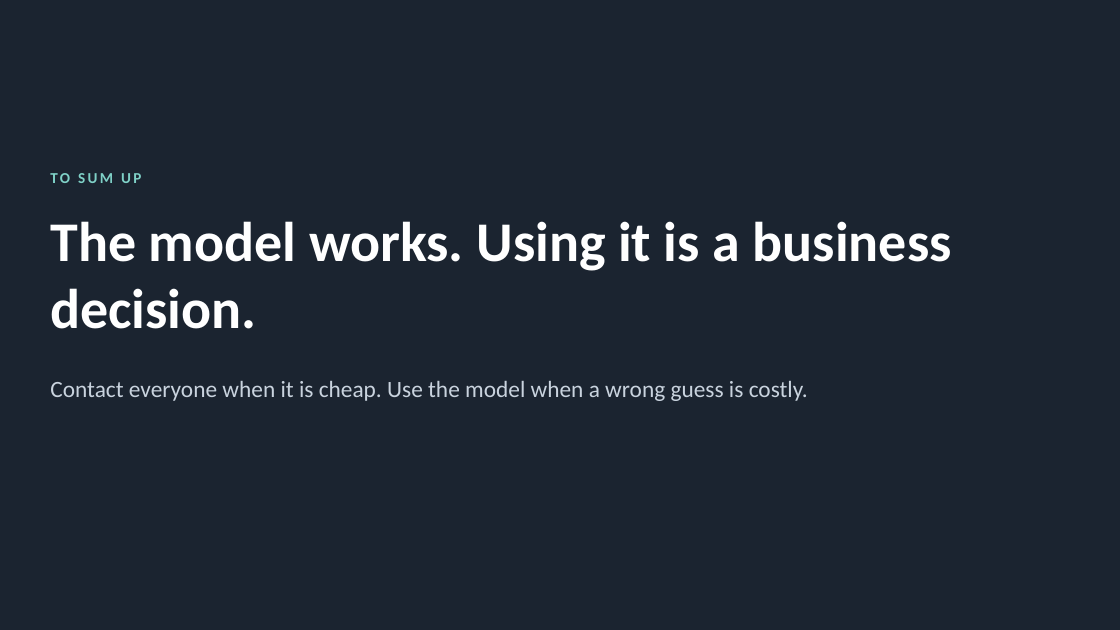
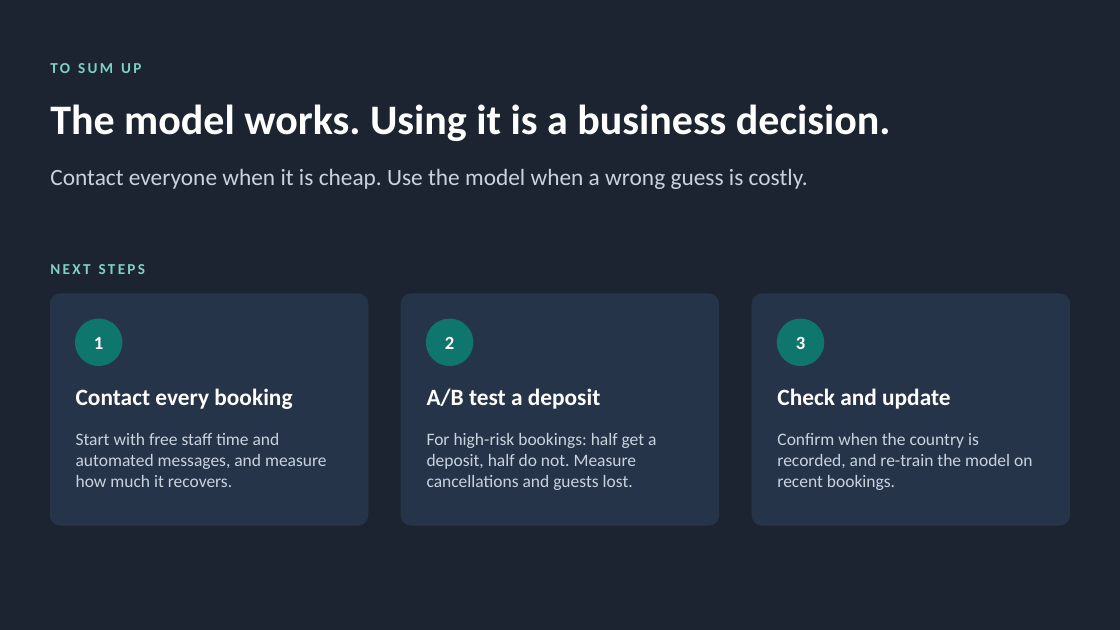
Before and after one commit to nachitonachito/Business-Intelligence, a slide deck: slide 14 of booking/presentacion.pptx. Drawn at 1120x630 pixels with LibreOffice and Linux fonts; fonts in the diff are those of the drawing. Boxes give left, top, right and bottom in pixels: in the first picture for what was removed or moved away, otherwise in the second. Text is boxed around its words. In the diff, an @@ line names an element or a change of style, - is before the commit and + after.

```diff
--- a/booking/presentacion.pptx
+++ b/booking/presentacion.pptx
@@ text "TO SUM UP": place and size @@
-text "TO SUM UP" at [50,173,141,183]
+text "TO SUM UP" at [50,63,141,73]
@@ text "TO SUM UP" at [50,63,141,73]: less space between paragraphs; vertical alignment top to middle @@
@@ text "The model works. Using it ...": place and size @@
-text "The model works. Using it ..." at [50,221,952,329]
+text "The model works. Using it ..." at [50,104,891,141]
@@ text "The model works. Using it ..." at [50,104,891,141]: size 48 to 36 pt; vertical alignment top to middle @@
@@ text "Contact everyone when it is ..." at [50,169,808,189]: less space between paragraphs; vertical alignment top to middle @@
@@ text "Contact everyone when it is ...": place and size @@
-text "Contact everyone when it is ..." at [50,381,808,401]
+text "Contact everyone when it is ..." at [50,169,808,189]
@@ text added at [50,264,145,274], 13 pt, text #7FD1C7, bold @@
+NEXT STEPS
@@ rounded rectangle added at [50,294,368,525], fill #26344A, outline #26344A 1 pt @@
@@ rounded rectangle added at [402,294,719,525], fill #26344A, outline #26344A 1 pt @@
@@ rounded rectangle added at [753,294,1070,525], fill #26344A, outline #26344A 1 pt @@
@@ ellipse added at [76,319,122,365], fill #0F766E, outline #0F766E 1 pt @@
@@ ellipse added at [427,319,473,365], fill #0F766E, outline #0F766E 1 pt @@
@@ ellipse added at [778,319,824,365], fill #0F766E, outline #0F766E 1 pt @@
@@ text added at [94,337,103,349], 16 pt, text #FFFFFF, bold @@
+1
@@ text added at [445,336,454,349], 16 pt, text #FFFFFF, bold @@
+2
@@ text added at [796,337,805,349], 16 pt, text #FFFFFF, bold @@
+3
@@ text added at [76,388,292,409], 20 pt, text #FFFFFF, bold @@
+Contact every booking
@@ text added at [427,388,601,409], 20 pt, text #FFFFFF, bold @@
+A/B test a deposit
@@ text added at [777,388,951,409], 20 pt, text #FFFFFF, bold @@
+Check and update
@@ text added at [76,433,327,487], 15 pt, text #C9D3DE @@
+Start with free staff time and automated messages, and measure how much it recovers.
@@ text added at [427,433,656,490], 15 pt, text #C9D3DE @@
+For high-risk bookings: half get a deposit, half do not. Measure cancellations and guests lost.
@@ text added at [777,433,1032,490], 15 pt, text #C9D3DE @@
+Confirm when the country is recorded, and re-train the model on recent bookings.
```
Also in this commit, not shown: 1 other slide changed, 1 other file.
